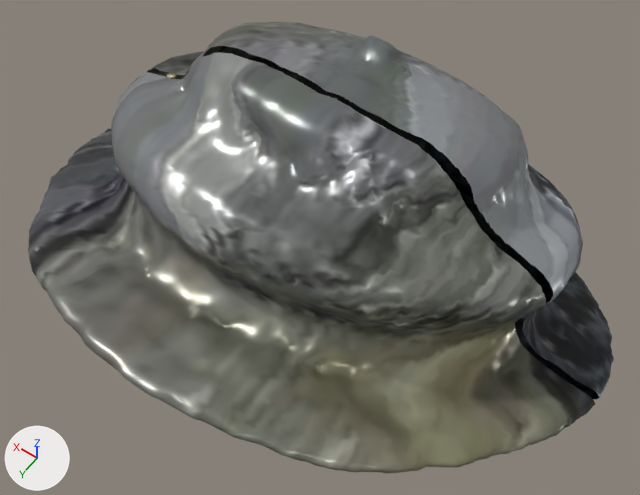
One commit to the glTF model public/models/alkafeel/kfl-2152.glb: the scene before it, then after it.
Both versions are drawn from a 50 mm camera at (-0.524, 0.748, 1.108) aimed at (-0.01, 0.029, -0.021). Lighting does not change. The marker at lower left points along +X, +Y and +Z. The first picture is the older version.

In view in the first picture: 'geometry_0'.
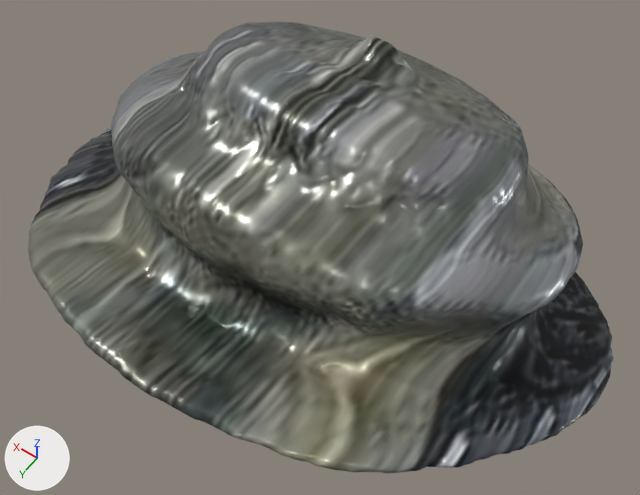
Changed parts and their boxes (x1, y1, x2, y2) in the pictures (640 x 495 px; the box of a moved part takes in the faces that stretch with it):
part 1 of me_geometry_0, moved or reshaped
    both: (105, 41, 602, 408)
part 2 of me_geometry_0, surface changed
    both: (28, 22, 614, 473)
part 3 of me_geometry_0, recoloured
    both: (28, 22, 614, 473)

The change, as a diff of the scene's bpy script:
```diff
--- a/public/models/alkafeel/kfl-2152.glb.py
+++ b/public/models/alkafeel/kfl-2152.glb.py
@@ mat_alkafeel_watertight_pbr @@
+mat_alkafeel_watertight_pbr = bpy.data.materials.new('AlKafeel_Watertight_PBR')
+# uses the picture img_image_0
+# uses the picture img_image_1
+# uses the picture img_image_2
@@ me_geometry_0 @@
 # used by ob_geometry_0; location = (0.0, 0.0, 0.0)
-me_geometry_0.from_pydata(...)  # 33545 vertices, 66456 faces; spans x -0.491..0.493, y -0.425..0.429, z -0.295..0.297
+me_geometry_0.from_pydata(...)  # 33222 vertices, 66456 faces; spans x -0.491..0.493, y -0.425..0.429, z -0.295..0.297
+# me_geometry_0 part 1: 949 vertices moved from x -0.491..0.492, y -0.022..0.02, z -0.085..0.292 to x -0.491..0.492, y -0.021..0.019, z -0.084..0.291; 657 vertices removed from x -0.491..0.491, y -0.02..0.019, z -0.088..0.291; 334 vertices added at x -0.491..0.49, y -0.02..0.018, z -0.088..0.288
+# me_geometry_0 part 2: 64347 kept faces spanning x -0.491..0.493, y -0.425..0.429, z -0.295..0.297 get new texture (UV) coordinates
+# me_geometry_0 part 3: 65043 faces spanning x -0.491..0.493, y -0.425..0.429, z -0.295..0.297 switch from mat_alkafeel_hd_pbr to mat_alkafeel_watertight_pbr
```
